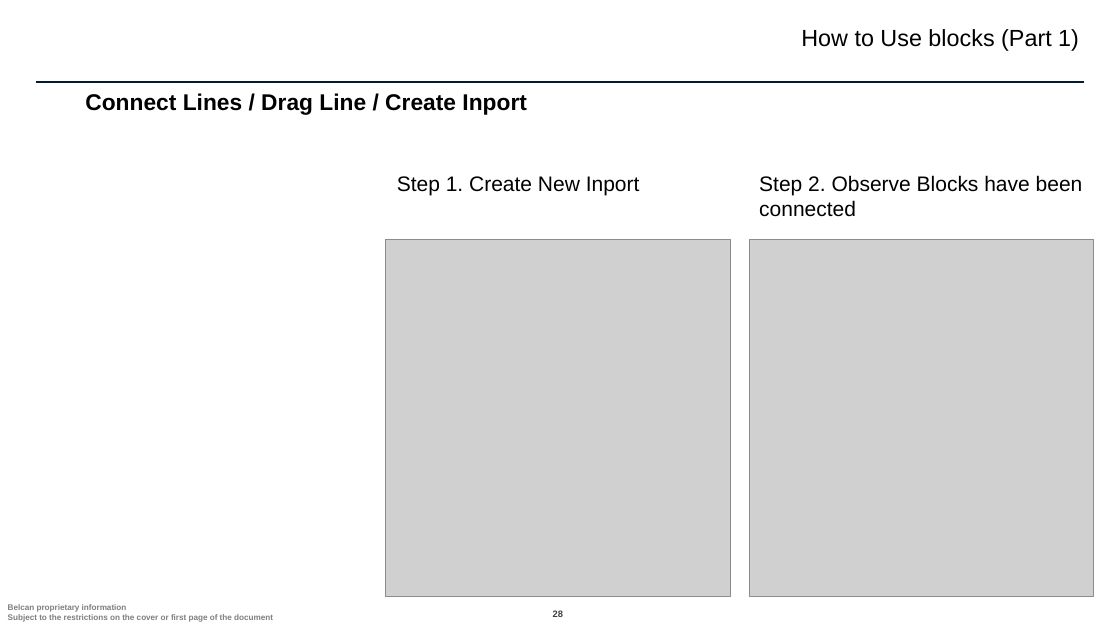
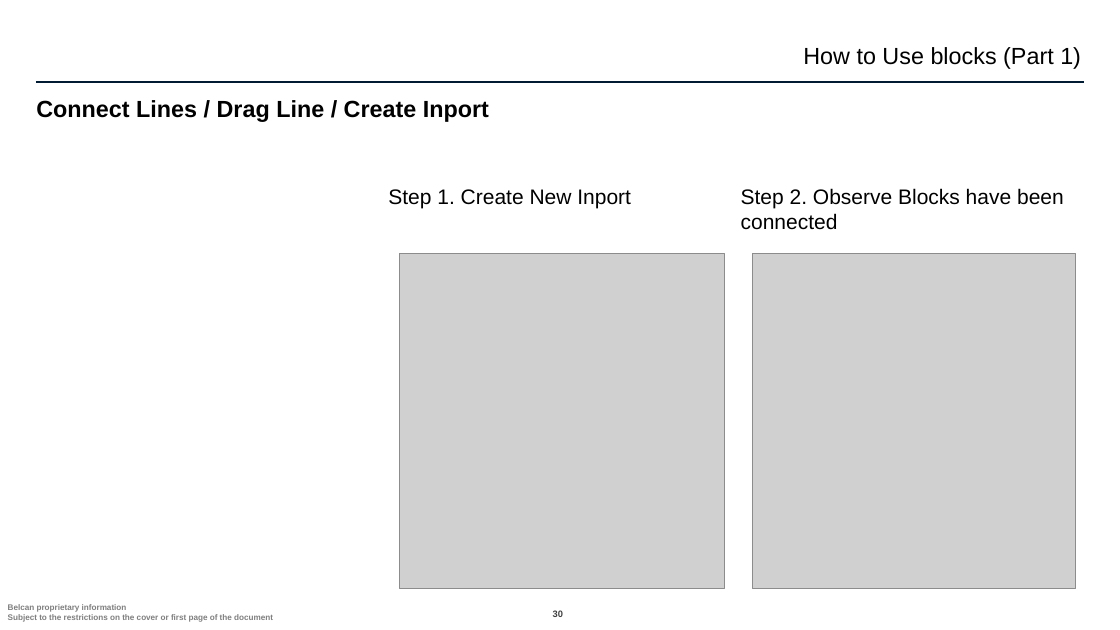
Before and after one commit to ntylerbelcan/aviation-controls-simulink-training-Belcan, a slide deck: slide 30 of ch01/Chapter 1 - Belcan.pptx (slide 28 before the commit). Drawn at 1120x630 pixels with LibreOffice and Linux fonts; fonts in the diff are those of the drawing; grey boxes stand for pictures; background and template pictures are left out. Boxes give left, top, right and bottom in pixels: in the first picture for what was removed or moved away, otherwise in the second. Text is boxed around its words. In the diff, an @@ line names an element or a change of style, - is before the commit and + after.

```diff
--- a/ch01/Chapter 1 - Belcan.pptx
+++ b/ch01/Chapter 1 - Belcan.pptx
@@ text "How to Use blocks (Part ...": place and size @@
-text "How to Use blocks (Part ..." at bbox=[801, 29, 1079, 51]
+text "How to Use blocks (Part ..." at bbox=[803, 47, 1081, 69]
@@ title "Connect Lines / Drag Line ...": place and size @@
-title "Connect Lines / Drag Line ..." at bbox=[85, 93, 527, 115]
+title "Connect Lines / Drag Line ..." at bbox=[36, 100, 489, 122]
@@ title "Connect Lines / Drag Line ..." at bbox=[36, 100, 489, 122]: size 19.5 to 20 pt @@
@@ text "Step 1. Create New Inport" at bbox=[388, 189, 631, 208]: more space between paragraphs @@
@@ text "Step 1. Create New Inport": place and size @@
-text "Step 1. Create New Inport" at bbox=[397, 176, 640, 195]
+text "Step 1. Create New Inport" at bbox=[388, 189, 631, 208]
@@ text "Step 2. Observe Blocks have ...": place and size @@
-text "Step 2. Observe Blocks have ..." at bbox=[759, 175, 1083, 217]
+text "Step 2. Observe Blocks have ..." at bbox=[741, 188, 1064, 230]
@@ text "Step 2. Observe Blocks have ..." at bbox=[741, 188, 1064, 230]: more space between paragraphs @@
@@ picture: place and size @@
-picture at bbox=[386, 239, 732, 597]
+picture at bbox=[400, 254, 725, 589]
@@ picture: place and size @@
-picture at bbox=[750, 239, 1094, 597]
+picture at bbox=[753, 254, 1076, 589]
```
Also in this commit, not shown: 46 other slides changed, 3 slides added.
